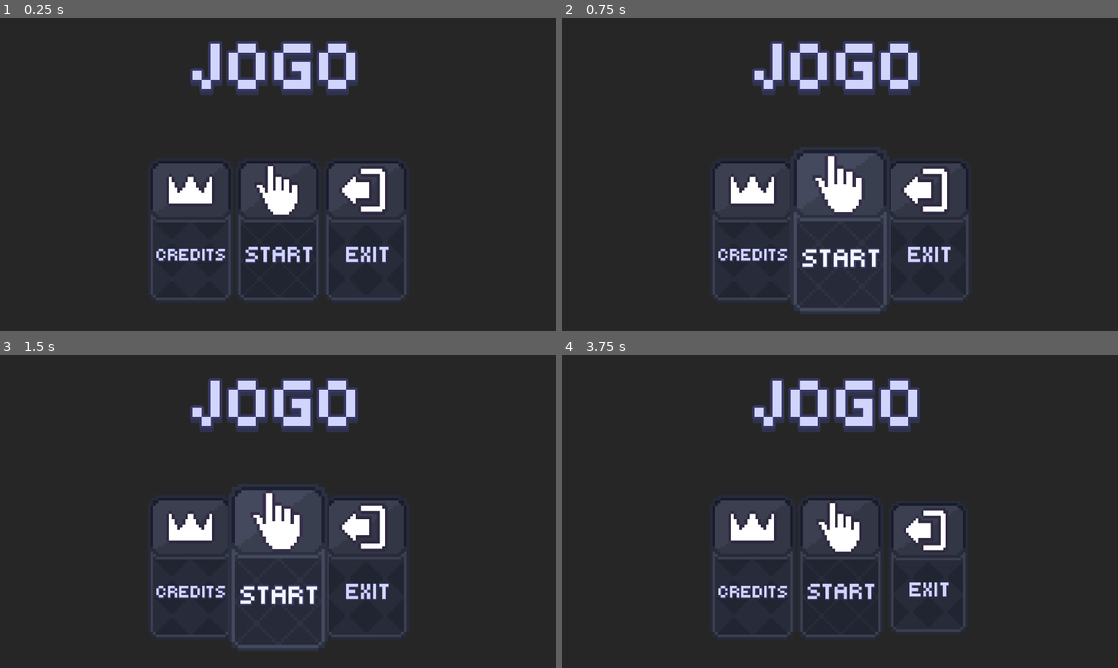
Above: before the commit, frames 1-4 (two rows, left to right).
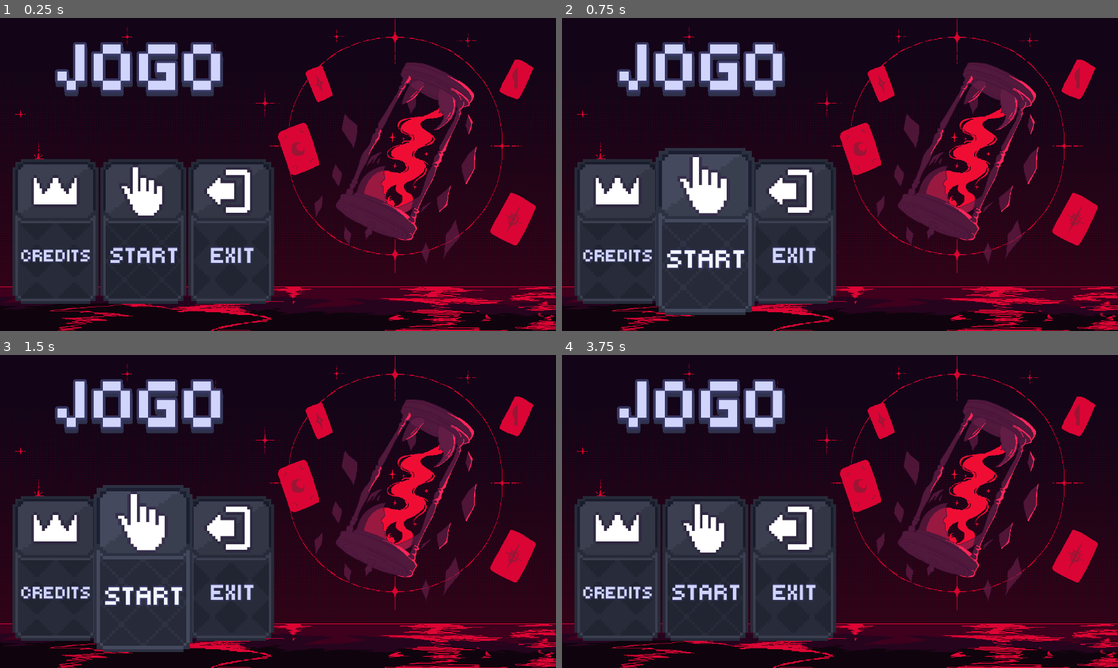
Above: after the commit, the same moments.

Repository: Joseinaciomf/GameJamPlus
Game: Godot game, scene res://Main/Scenes/main_menu.tscn
The game is run twice, just before and just after one commit, with the same random seed, the same clock (stepped at 60 frames per second) and the same inputs. This scene is started directly instead of the project's main scene.
Inputs (mouse positions are in pixels of both pictures, inside the frame that each line leads up to):
- Up to frame 1 (0.25 s): no input
- Up to frame 2 (0.75 s): click "START" at 0.5 s
- Up to frame 3 (1.5 s): click "START" at 1.25 s
- Up to frame 4 (3.75 s): click "CREDITS" at 2 s; click "MENU" at 2.75 s; tap Enter (ui_accept) at 3.5 s; move the mouse to (962, 495) at 3.52 s; hold D (move_right) from 3.53 s (still down); hold Shift (sprint) from 3.53 s (still down); click (962, 495) at 3.67 s

The runs differ from the first frame. In frame 1, 86% of the frame differs, in the area x 0-100%, y 0-100%; in frame 2, 86%; in frame 3, 86%; in frame 4, 86%.

Commit message:
Arte do Menu

Diff:
--- a/Main/Scenes/main_menu.tscn
+++ b/Main/Scenes/main_menu.tscn
@@ -2,6 +2,7 @@
 
 [ext_resource type="Script" uid="uid://cset00j17uu13" path="res://Main/Scripts/main_menu.gd" id="1_0fmu8"]
 [ext_resource type="Script" uid="uid://bfdjvwnpsael3" path="res://Main/Scripts/cardbuttonmenu.gd" id="1_mchxw"]
+[ext_resource type="Texture2D" uid="uid://bk7xvybtxq4wd" path="res://Assets/Environment/Menu.png" id="2_qeql0"]
 [ext_resource type="Texture2D" uid="uid://bllyj1und2ij1" path="res://Assets/UI/menucredit.png" id="3_0fmu8"]
 [ext_resource type="Texture2D" uid="uid://1ehl7qdxtd8d" path="res://Assets/UI/menustart.png" id="3_dskt3"]
 [ext_resource type="FontFile" uid="uid://tsix7gmscf11" path="res://Assets/Fonts/Tiny5-Regular.ttf" id="4_qeql0"]
@@ -22,20 +23,22 @@
 grow_horizontal = 2
 grow_vertical = 2
 
-[node name="ColorRect" type="ColorRect" parent="Control" unique_id=939534602]
-layout_mode = 1
-anchors_preset = 15
-anchor_right = 1.0
-anchor_bottom = 1.0
-grow_horizontal = 2
-grow_vertical = 2
-color = Color(0.15127608, 0.15127608, 0.15127608, 1)
+[node name="TextureRect" type="TextureRect" parent="Control" unique_id=204292127]
+z_index = -1
+layout_mode = 0
+offset_right = 1152.0
+offset_bottom = 648.0
+texture = ExtResource("2_qeql0")
 
 [node name="VBoxContainer" type="VBoxContainer" parent="Control" unique_id=1800417167]
 layout_mode = 1
 anchors_preset = 15
 anchor_right = 1.0
 anchor_bottom = 1.0
+offset_left = -280.0
+offset_top = 2.0
+offset_right = -280.0
+offset_bottom = 2.0
 grow_horizontal = 2
 grow_vertical = 2
 theme_override_constants/separation = 90
Binary file added: Assets/Environment/Menu.png
Not shown, added: Assets/Environment/Menu.png.import
